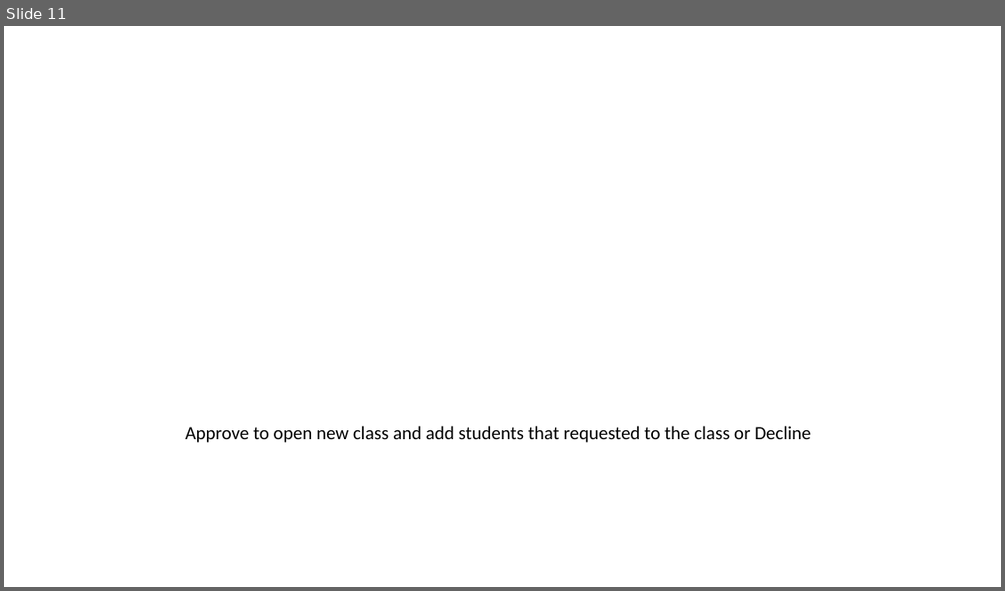
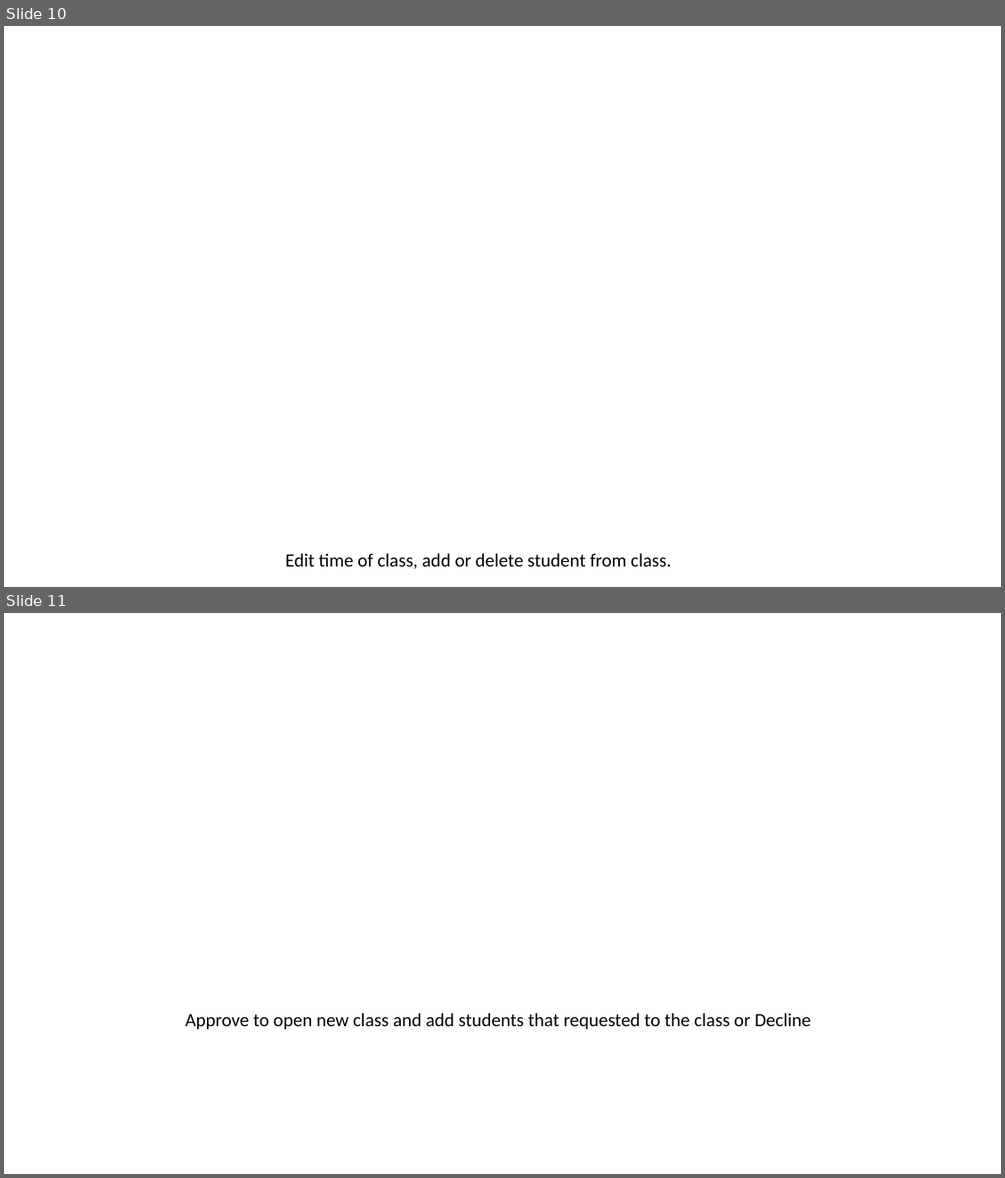
Before and after one commit to tranducthang511/PRJ301_1, a slide deck: Report.pptx. Shown one above the other, each under a label of ours: slide 11 before the commit, slides 10 and 11 after it. The pictures are 1005x591 and 1005x1178 pixels, drawn with LibreOffice and Linux fonts; fonts in the diff are those of the drawing; background and template pictures are left out. Boxes give left, top, right and bottom in pixels: in the first picture for what was removed or moved away, otherwise in the second. Text is boxed around its words. In the diff, an @@ line names an element or a change of style, - is before the commit and + after.

```diff
--- a/Report.pptx
+++ b/Report.pptx
@@ slide 10 added at [4,26,1001,587], background picture (left out) @@
@@ text added at [285,553,671,569], 18 pt, text #000000 @@
+Edit time of class, add or delete student from class.
```
Also in this commit, not shown: 1 slide changed, 1 slide removed, 2 other files.
